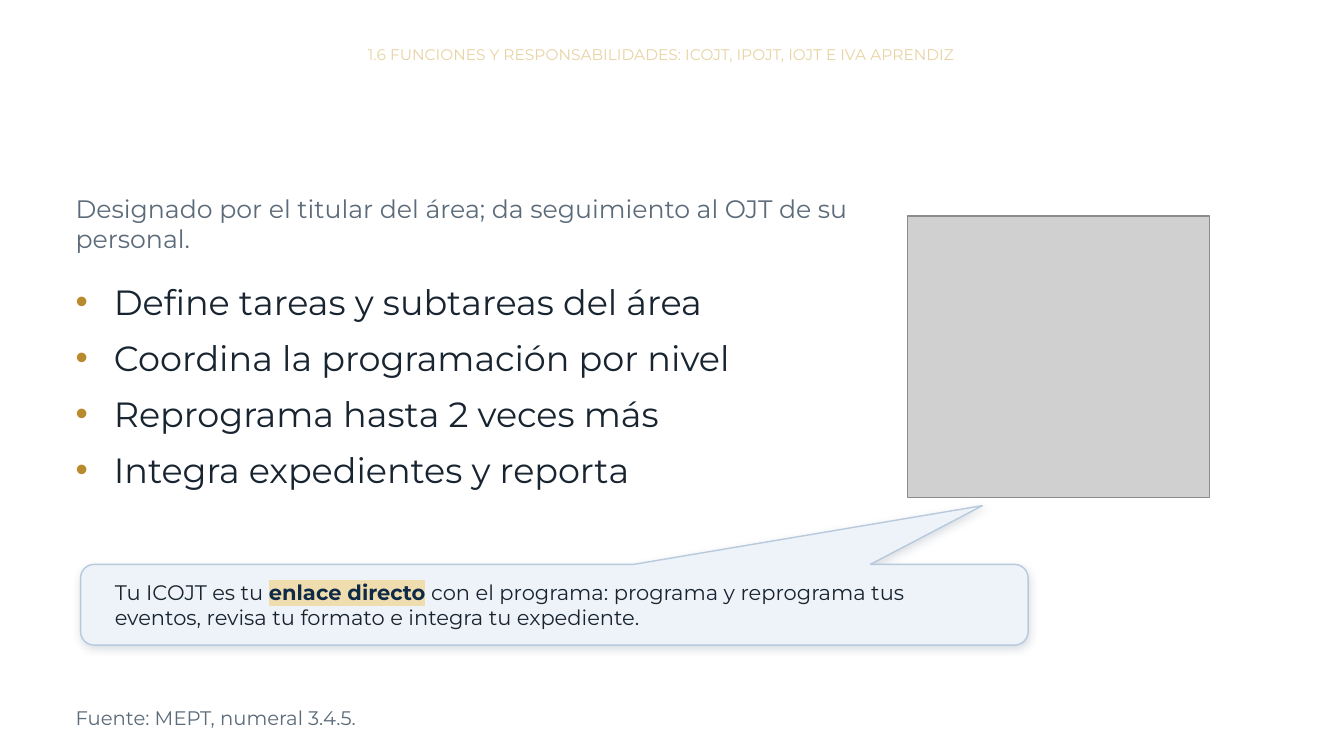
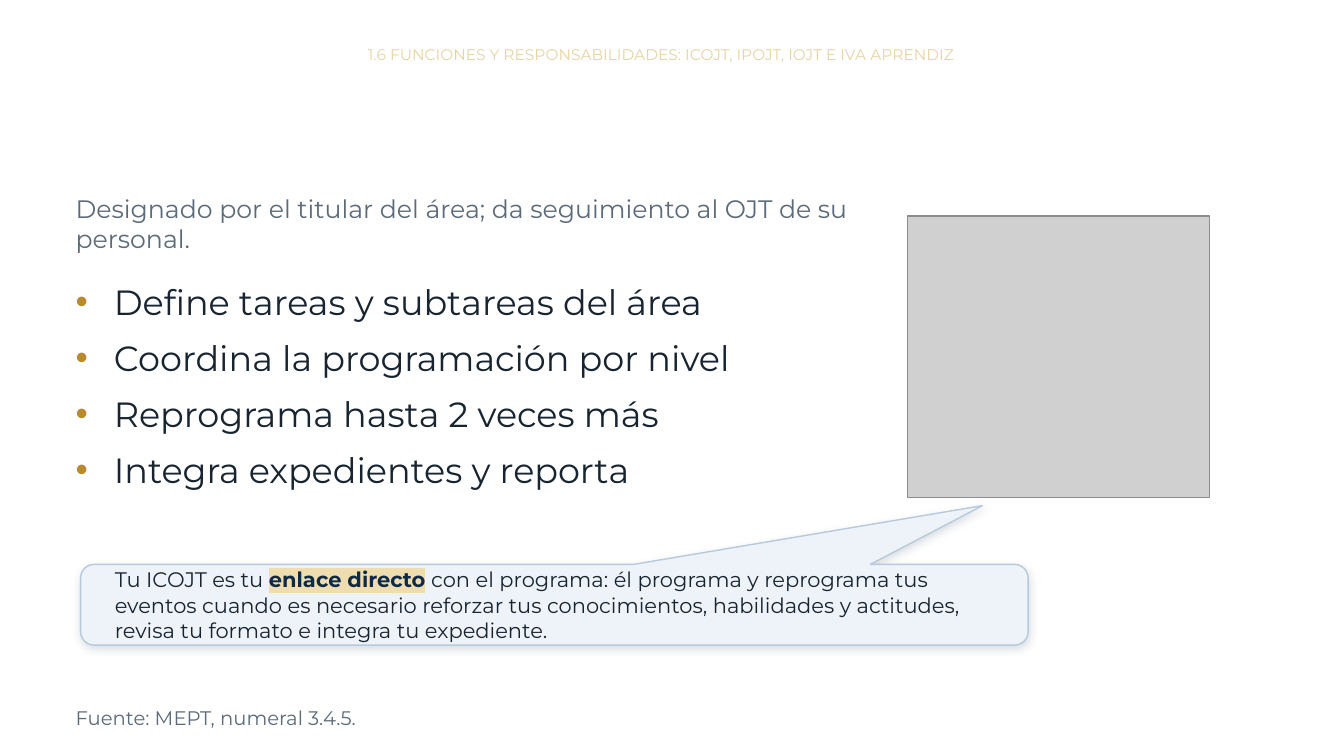
Before and after one commit to CIAAC-Capacitacion/Curso_MEPT_OJT, a slide deck: slide 29 of modulo1.pptx (slide 27 before the commit). Drawn at 1344x756 pixels with LibreOffice and Linux fonts; fonts in the diff are those of the drawing; grey boxes stand for pictures; background and template pictures are left out. Boxes give left, top, right and bottom in pixels: in the first picture for what was removed or moved away, otherwise in the second. Text is boxed around its words. In the diff, an @@ line names an element or a change of style, - is before the commit and + after.

```diff
--- a/modulo1.pptx
+++ b/modulo1.pptx
@@ text in rounded speech box at (x1=115, y1=567, x2=960, y2=642): text changed @@
-Tu ICOJT es tu enlace directo con el programa: programa y reprograma tus eventos, revisa tu formato e integra tu expediente.
+Tu ICOJT es tu enlace directo con el programa: él programa y reprograma tus eventos cuando es necesario reforzar tus conocimientos, habilidades y actitudes, revisa tu formato e integra tu expediente.
```
Also in this commit, not shown: 15 other slides changed, 3 slides added, 5 other files.
